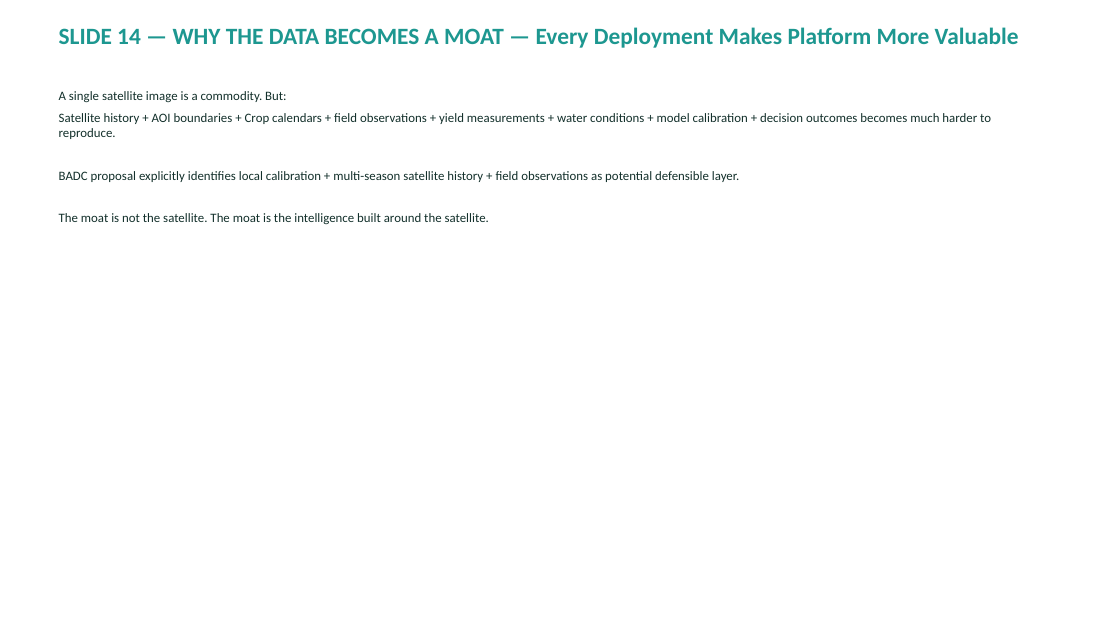
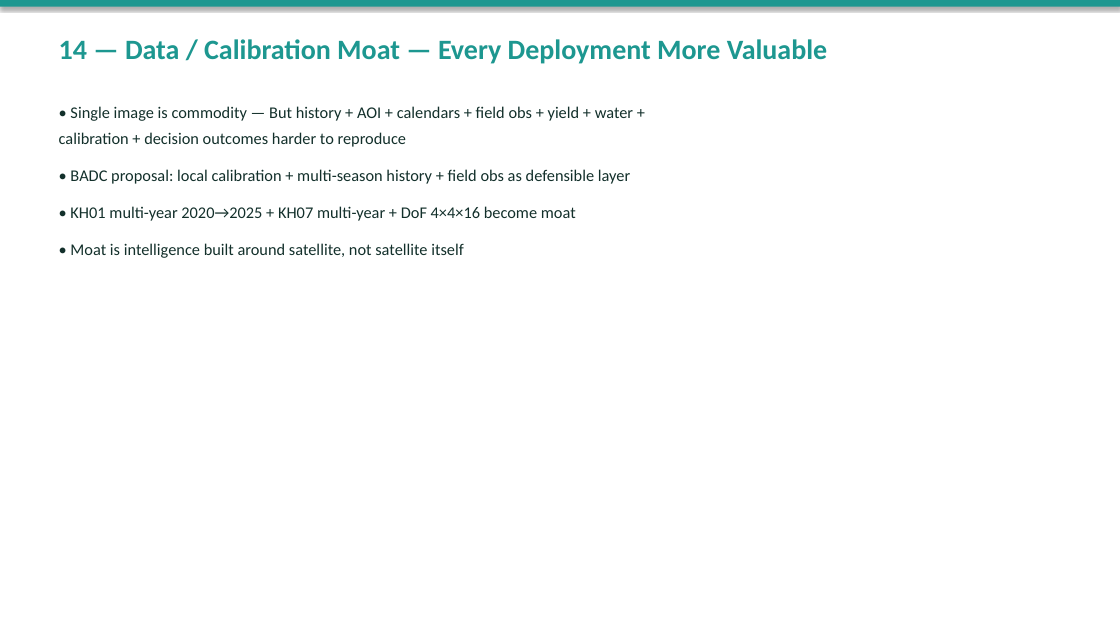
Before and after one commit to bdcrops/web, a slide deck: slide 15 of nextunicorn/BDCrops-Professional-Deck.pptx. Drawn at 1120x630 pixels with LibreOffice and Linux fonts; fonts in the diff are those of the drawing. Boxes give left, top, right and bottom in pixels: in the first picture for what was removed or moved away, otherwise in the second. Text is boxed around its words. In the diff, an @@ line names an element or a change of style, - is before the commit and + after.

```diff
--- a/nextunicorn/BDCrops-Professional-Deck.pptx
+++ b/nextunicorn/BDCrops-Professional-Deck.pptx
@@ rectangle added at <box>0,0,1120,7</box>, fill #1D9790 @@
@@ text at <box>59,39,827,64</box>: text changed; size 20 to 24 pt @@
-SLIDE 14 — WHY THE DATA BECOMES A MOAT — Every Deployment Makes Platform More Valuable
+14 — Data / Calibration Moat — Every Deployment More Valuable
@@ text at <box>59,106,633,258</box>: text changed; size 11 to 14 pt @@
-A single satellite image is a commodity. But:
-Satellite history + AOI boundaries + Crop calendars + field observations + yield measurements + water conditions + model calibration + decision outcomes becomes much harder to reproduce.
-BADC proposal explicitly identifies local calibration + multi-season satellite history + field observations as potential defensible layer.
-The moat is not the satellite. The moat is the intelligence built around the satellite.
+• Single image is commodity — But history + AOI + calendars + field obs + yield + water + calibration + decision outcomes harder to reproduce
+• BADC proposal: local calibration + multi-season history + field obs as defensible layer
+• KH01 multi-year 2020→2025 + KH07 multi-year + DoF 4×4×16 become moat
+• Moat is intelligence built around satellite, not satellite itself
```
Also in this commit, not shown: 17 other slides changed, 6 slides added, 7 slides removed, 2 other files.
